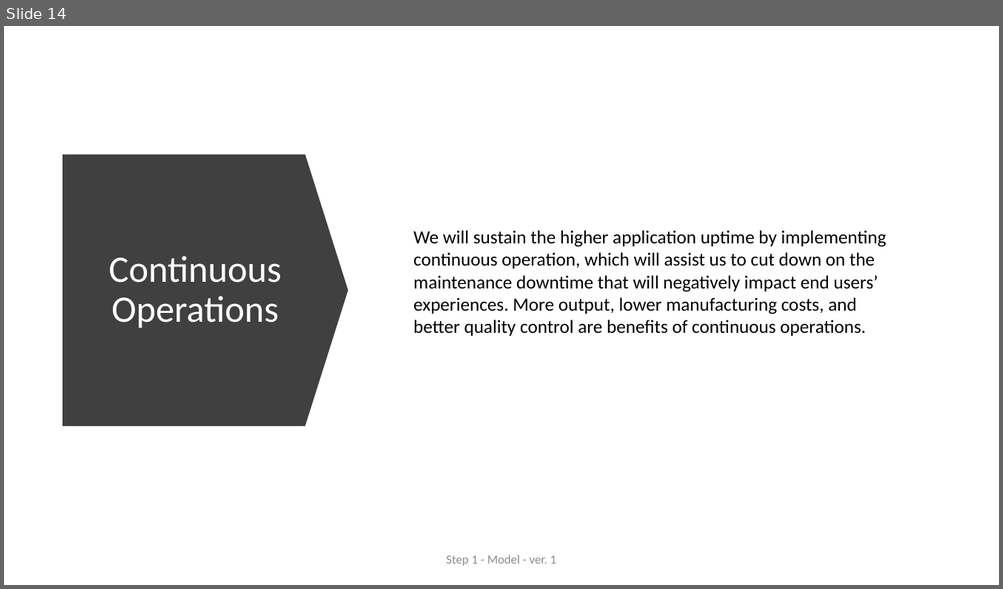
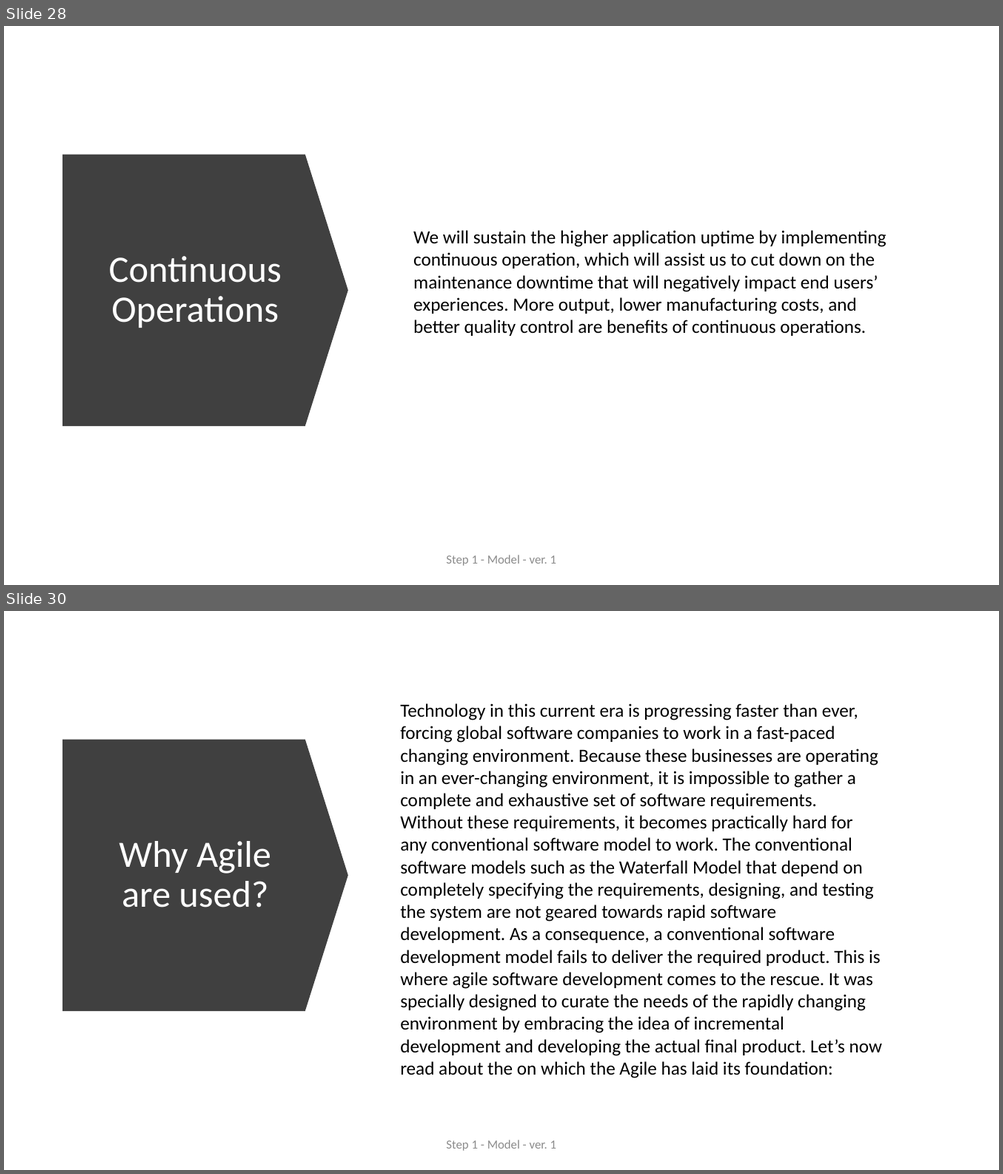
Before and after one commit to ext4dmin/DevOps-Mentorship, a slide deck: Step1-Model_speach.pptx. Shown one above the other, each under a label of ours: slide 14 before the commit, slides 28 and 30 after it; the slides between them are not shown. The pictures are 1003x589 and 1003x1174 pixels, drawn with LibreOffice and Linux fonts; fonts in the diff are those of the drawing. Boxes give left, top, right and bottom in pixels: in the first picture for what was removed or moved away, otherwise in the second. Text is boxed around its words. In the diff, an @@ line names an element or a change of style, - is before the commit and + after.

Commit message:
Step 1. Model. <before editing>

```diff
--- a/Step1-Model_speach.pptx
+++ b/Step1-Model_speach.pptx
@@ slide 30 added at (4,611,999,1170), background #FFFFFF @@
@@ text added at (400,703,882,1079), 18 pt, text #000000 @@
+Technology in this current era is progressing faster than ever, forcing global software companies to work in a fast-paced changing environment. Because these businesses are operating in an ever-changing environment, it is impossible to gather a complete and exhaustive set of software requirements. Without these requirements, it becomes practically hard for any conventional software model to work. The conventional software models such as the Waterfall Model that depend on completely specifying the requirements, designing, and testing the system are not geared towards rapid software development. As a consequence, a conventional software development model fails to deliver the required product. This is where agile software development comes to the rescue. It was specially designed to curate the needs of the rapidly changing environment by embracing the idea of incremental development and developing the actual final product. Let’s now read about the on which the Agile has laid its foundation:
@@ down arrow added at (63,739,349,1011), fill #404040 @@
@@ title added at (119,841,271,908), 36 pt, text #FFFFFF @@
+Why Agile are used?
@@ text added at (446,1140,556,1151), 12 pt, text #8C8C8C @@
+Step 1 - Model - ver. 1
@@ what was slide 14 is now slide 28 @@
```
Also in this commit, not shown: 2 slides changed, 33 other slides added, 1 other file.
